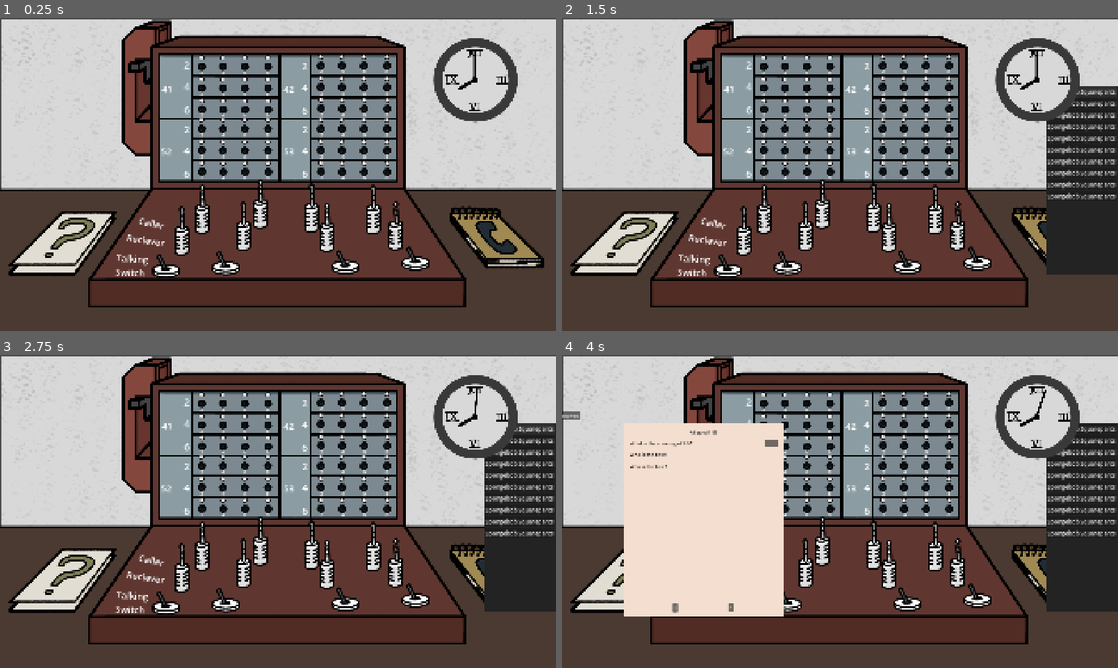
Above: before the commit, frames 1-4 (two rows, left to right).
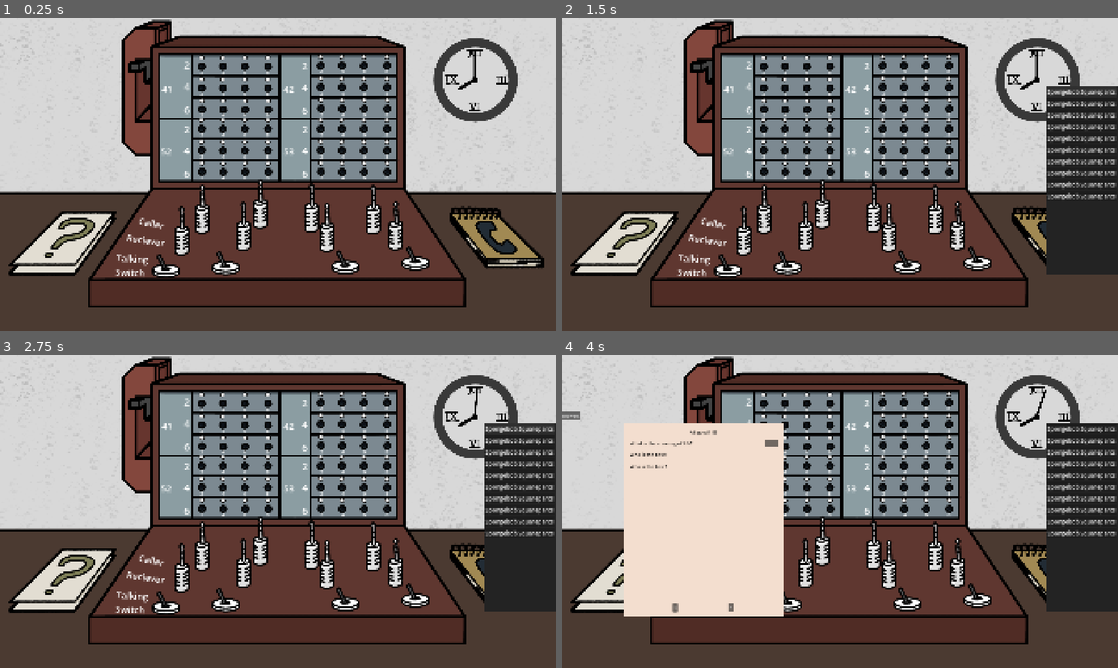
Above: after the commit, the same moments.

Repository: Arrenteks/LD60
Game: Godot game, scene res://scenes/GameArea.tscn
Two runs of this game, one before a commit and one after it. Both use one fixed random seed, a clock stepped at 60 frames per second and the inputs below. This scene is started directly instead of the project's main scene. The engine's default icon, where the game draws it, is replaced by a stand-in: a white triangle on a blue panel in a dark square.
Inputs (mouse positions are in pixels of both pictures, inside the frame that each line leads up to):
- Up to frame 1 (0.25 s): no input
- Up to frame 2 (1.5 s): tap Enter at 0.5 s; drag from (1051, 237) to (623, 243) at 0.52 s; click "Spongebob Squarepants" at 1.25 s
- Up to frame 3 (2.75 s): click "Spongebob Squarepants" at 2 s
- Up to frame 4 (4 s): click "Spongebob Squarepants" at 2.75 s; tap Space at 3.5 s; drag from (623, 580) to (1051, 574) at 3.52 s

The runs differ from the first frame. In frame 1, 1.8% of the frame differs, in the area x 0-100%, y 0-57%; in frame 2, 1.9%; in frame 3, 1.9%; in frame 4, 1.6%.

Commit message:
edited Game Area

Diff:
--- a/ld-60/scenes/GameArea.tscn
+++ b/ld-60/scenes/GameArea.tscn
@@ -30,18 +30,18 @@
 
 [node name="GameArea" type="Node2D" unique_id=1015749483]
 
+[node name="Bg" type="Sprite2D" parent="." unique_id=1514668760]
+texture = ExtResource("1_yhdnk")
+centered = false
+
 [node name="Clock" parent="." unique_id=1958296638 instance=ExtResource("6_qqxer")]
-z_index = 1
+z_as_relative = false
 position = Vector2(1639, 214)
 
-[node name="Bg" type="Sprite2D" parent="." unique_id=1514668760]
-position = Vector2(963, 546)
-texture = ExtResource("1_yhdnk")
-
 [node name="Tisch" type="Sprite2D" parent="." unique_id=1693612253]
-position = Vector2(2178, -174)
+position = Vector2(0, 600)
 texture = ExtResource("1_y3m0s")
-offset = Vector2(-1218, 1008)
+centered = false
 
 [node name="Telefon" type="Sprite2D" parent="." unique_id=484774079]
 position = Vector2(509, 244)
@@ -614,6 +614,13 @@
 position = Vector2(-112, 71)
 phone_number = "5262"
 
+[node name="UI" type="Control" parent="." unique_id=701293962]
+custom_maximum_size = Vector2(0, 0)
+layout_mode = 3
+anchors_preset = 0
+offset_right = 40.0
+offset_bottom = 40.0
+
 [connection signal="input_event" from="Telefonbuch2/Area2D" to="Telefonbuch2" method="_on_area_2d_input_event"]
 [connection signal="input_event" from="Fragen2/Area2D" to="Fragen2" method="_on_area_2d_input_event"]
 [connection signal="input_event" from="Call-Rev-Group01/Schalter" to="Call-Rev-Group01/Schalter" method="_on_input_event"]
